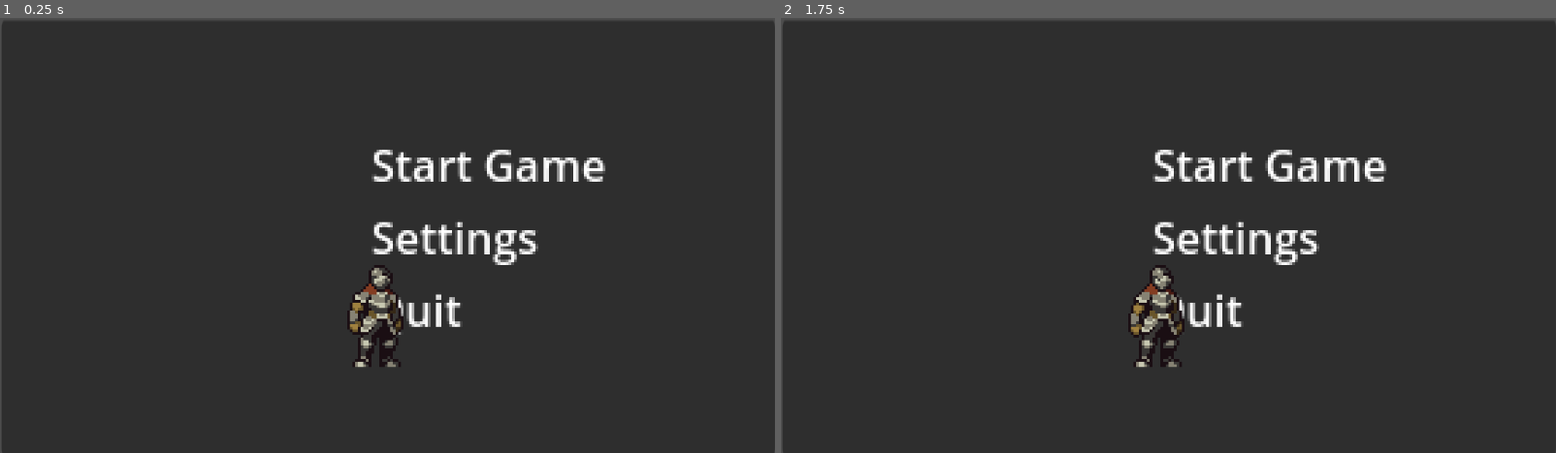
Above: before the commit, frames 1-2 (left to right).
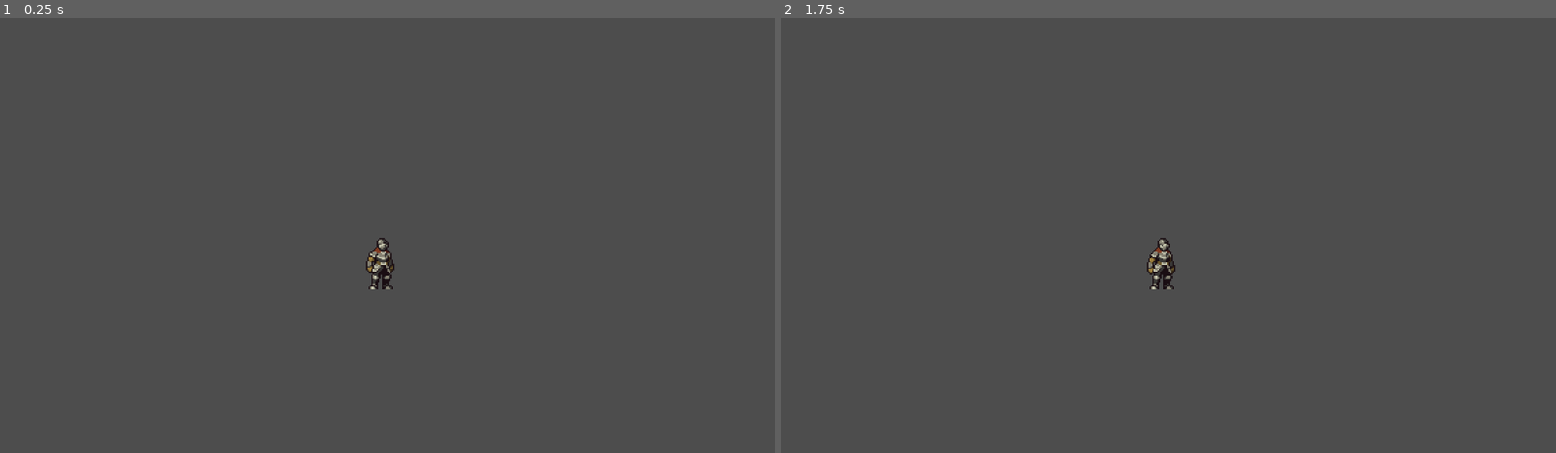
Above: after the commit, the same moments.

Repository: marioboi3112/DayDream-GameJam-DaBois
Game: Godot game, scene res://scenes/game.tscn
Same seed, same stepped clock (60 frames per second), same inputs: the game is played once before the commit and once after it. Before the commit the project starts from res://game.tscn.
Inputs:
- Up to frame 1 (0.25 s): no input
- Up to frame 2 (1.75 s): tap Enter (ui_accept) at 0.5, 0.6, 0.77, 1.07, 1.25, 1.35, 1.52 s; hold Right (ui_right) from 0.53 s (still down)

The runs differ from the first frame. In frame 1, 98% of the frame differs, in the area x 0-100%, y 0-100%; in frame 2, 98%.

Commit message:
restarted the project

Diff:
--- a/project/game.tscn
+++ /dev/null
@@ -1,45 +0,0 @@
-[gd_scene load_steps=3 format=3 uid="uid://b1kfyod33enje"]
-
-[ext_resource type="PackedScene" uid="uid://buc3jxq2h44ax" path="res://scenes/knight.tscn" id="1_80nbo"]
-[ext_resource type="Script" uid="uid://byvxo8r5ta70a" path="res://scripts/main_menu.gd" id="1_e2o6t"]
-
-[node name="Game" type="Node2D"]
-
-[node name="main menu" type="Control" parent="."]
-layout_mode = 3
-anchors_preset = 0
-script = ExtResource("1_e2o6t")
-
-[node name="Panel" type="Panel" parent="main menu"]
-layout_mode = 0
-offset_left = -4.0
-offset_top = -161.0
-offset_right = 946.4818
-offset_bottom = 1.0355682
-scale = Vector2(-0.30236402, 1)
-
-[node name="VBoxContainer" type="VBoxContainer" parent="main menu"]
-layout_mode = 0
-offset_left = -154.0
-offset_top = -119.0
-offset_right = -66.0
-offset_bottom = -42.0
-
-[node name="start" type="Label" parent="main menu/VBoxContainer"]
-layout_mode = 2
-text = "Start Game"
-
-[node name="settings" type="Label" parent="main menu/VBoxContainer"]
-layout_mode = 2
-text = "Settings"
-
-[node name="quit" type="Label" parent="main menu/VBoxContainer"]
-layout_mode = 2
-text = "Quit"
-
-[node name="Knight" parent="." instance=ExtResource("1_80nbo")]
-position = Vector2(-148, -81)
-
-[node name="Camera2D" type="Camera2D" parent="Knight"]
-zoom = Vector2(4, 4)
-position_smoothing_enabled = true
--- a/project/project.godot
+++ b/project/project.godot
@@ -11,7 +11,7 @@
 [application]
 
 config/name="project"
-run/main_scene="uid://b1kfyod33enje"
+run/main_scene="uid://chuvahhog60af"
 config/features=PackedStringArray("4.5", "GL Compatibility")
 config/icon="res://icon.svg"
 
--- /dev/null
+++ b/project/scenes/Player.tscn
@@ -0,0 +1,91 @@
+[gd_scene load_steps=13 format=3 uid="uid://tr07027xi50p"]
+
+[ext_resource type="Texture2D" uid="uid://c6yxuyt8ocbfw" path="res://assets/tilesets/fantasy knight/Colour1/Outline/120x80_PNGSheets/_Idle.png" id="1_p0vlq"]
+
+[sub_resource type="AtlasTexture" id="AtlasTexture_v6fml"]
+atlas = ExtResource("1_p0vlq")
+region = Rect2(0, 0, 120, 80)
+
+[sub_resource type="AtlasTexture" id="AtlasTexture_3li8b"]
+atlas = ExtResource("1_p0vlq")
+region = Rect2(120, 0, 120, 80)
+
+[sub_resource type="AtlasTexture" id="AtlasTexture_mdl7e"]
+atlas = ExtResource("1_p0vlq")
+region = Rect2(240, 0, 120, 80)
+
+[sub_resource type="AtlasTexture" id="AtlasTexture_qu4a1"]
+atlas = ExtResource("1_p0vlq")
+region = Rect2(360, 0, 120, 80)
+
+[sub_resource type="AtlasTexture" id="AtlasTexture_70d11"]
+atlas = ExtResource("1_p0vlq")
+region = Rect2(480, 0, 120, 80)
+
+[sub_resource type="AtlasTexture" id="AtlasTexture_cw2d6"]
+atlas = ExtResource("1_p0vlq")
+region = Rect2(600, 0, 120, 80)
+
+[sub_resource type="AtlasTexture" id="AtlasTexture_khinc"]
+atlas = ExtResource("1_p0vlq")
+region = Rect2(720, 0, 120, 80)
+
+[sub_resource type="AtlasTexture" id="AtlasTexture_bruh7"]
+atlas = ExtResource("1_p0vlq")
+region = Rect2(840, 0, 120, 80)
+
+[sub_resource type="AtlasTexture" id="AtlasTexture_6eyey"]
+atlas = ExtResource("1_p0vlq")
+region = Rect2(960, 0, 120, 80)
+
+[sub_resource type="AtlasTexture" id="AtlasTexture_d3wef"]
+atlas = ExtResource("1_p0vlq")
+region = Rect2(1080, 0, 120, 80)
+
+[sub_resource type="SpriteFrames" id="SpriteFrames_o4126"]
+animations = [{
+"frames": [{
+"duration": 1.0,
+"texture": SubResource("AtlasTexture_v6fml")
+}, {
+"duration": 1.0,
+"texture": SubResource("AtlasTexture_3li8b")
+}, {
+"duration": 1.0,
+"texture": SubResource("AtlasTexture_mdl7e")
+}, {
+"duration": 1.0,
+"texture": SubResource("AtlasTexture_qu4a1")
+}, {
+"duration": 1.0,
+"texture": SubResource("AtlasTexture_70d11")
+}, {
+"duration": 1.0,
+"texture": SubResource("AtlasTexture_cw2d6")
+}, {
+"duration": 1.0,
+"texture": SubResource("AtlasTexture_khinc")
+}, {
+"duration": 1.0,
+"texture": SubResource("AtlasTexture_bruh7")
+}, {
+"duration": 1.0,
+"texture": SubResource("AtlasTexture_6eyey")
+}, {
+"duration": 1.0,
+"texture": SubResource("AtlasTexture_d3wef")
+}],
+"loop": true,
+"name": &"idle",
+"speed": 10.0
+}]
+
+[node name="player" type="CharacterBody2D"]
+
+[node name="CollisionShape2D" type="CollisionShape2D" parent="."]
+
+[node name="AnimatedSprite2D" type="AnimatedSprite2D" parent="."]
+sprite_frames = SubResource("SpriteFrames_o4126")
+animation = &"idle"
+autoplay = "idle"
+frame_progress = 0.76944965
--- a/project/scenes/game.tscn
+++ b/project/scenes/game.tscn
@@ -1,12 +1,12 @@
-[gd_scene load_steps=2 format=3 uid="uid://b1oi0w0qlg70s"]
+[gd_scene load_steps=2 format=3 uid="uid://chuvahhog60af"]
 
-[ext_resource type="PackedScene" path="res://scenes/knight.tscn" id="1_uwrxv"]
+[ext_resource type="PackedScene" uid="uid://tr07027xi50p" path="res://scenes/Player.tscn" id="1_ibkli"]
 
 [node name="Game" type="Node2D"]
 
-[node name="Knight" parent="." instance=ExtResource("1_uwrxv")]
-position = Vector2(79, 89)
+[node name="player" parent="." instance=ExtResource("1_ibkli")]
+position = Vector2(55, 59)
 
-[node name="Camera2D" type="Camera2D" parent="Knight"]
-zoom = Vector2(4, 4)
+[node name="Camera2D" type="Camera2D" parent="player"]
+zoom = Vector2(2, 2)
 position_smoothing_enabled = true
--- a/project/scenes/inventory.tscn
+++ /dev/null
@@ -1,7 +0,0 @@
-[gd_scene load_steps=0 format=3 uid="uid://oddbyf7oasnv"]
-
-[node name="Inventory" type="Node2D"]
-
-[node name="TextureButton" type="TextureButton" parent="."]
-offset_right = 40.0
-offset_bottom = 40.0
--- a/project/scenes/knight.tscn
+++ /dev/null
@@ -1,97 +0,0 @@
-[gd_scene load_steps=14 format=3 uid="uid://dxc44ym434ck2"]
-
-[ext_resource type="Texture2D" uid="uid://cvk4tgvvsoc3r" path="res://assets/tilesets/FreeKnight_v1/Colour1/Outline/120x80_PNGSheets/_Idle.png" id="1_owtlo"]
-
-[sub_resource type="AtlasTexture" id="AtlasTexture_nsuie"]
-atlas = ExtResource("1_owtlo")
-region = Rect2(0, 0, 120, 80)
-
-[sub_resource type="AtlasTexture" id="AtlasTexture_26ldq"]
-atlas = ExtResource("1_owtlo")
-region = Rect2(120, 0, 120, 80)
-
-[sub_resource type="AtlasTexture" id="AtlasTexture_np0bx"]
-atlas = ExtResource("1_owtlo")
-region = Rect2(240, 0, 120, 80)
-
-[sub_resource type="AtlasTexture" id="AtlasTexture_go3up"]
-atlas = ExtResource("1_owtlo")
-region = Rect2(360, 0, 120, 80)
-
-[sub_resource type="AtlasTexture" id="AtlasTexture_gadha"]
-atlas = ExtResource("1_owtlo")
-region = Rect2(480, 0, 120, 80)
-
-[sub_resource type="AtlasTexture" id="AtlasTexture_o118k"]
-atlas = ExtResource("1_owtlo")
-region = Rect2(600, 0, 120, 80)
-
-[sub_resource type="AtlasTexture" id="AtlasTexture_hnm0a"]
-atlas = ExtResource("1_owtlo")
-region = Rect2(720, 0, 120, 80)
-
-[sub_resource type="AtlasTexture" id="AtlasTexture_k3kcr"]
-atlas = ExtResource("1_owtlo")
-region = Rect2(840, 0, 120, 80)
-
-[sub_resource type="AtlasTexture" id="AtlasTexture_1o34j"]
-atlas = ExtResource("1_owtlo")
-region = Rect2(960, 0, 120, 80)
-
-[sub_resource type="AtlasTexture" id="AtlasTexture_7woc6"]
-atlas = ExtResource("1_owtlo")
-region = Rect2(1080, 0, 120, 80)
-
-[sub_resource type="SpriteFrames" id="SpriteFrames_nabqu"]
-animations = [{
-"frames": [{
-"duration": 1.0,
-"texture": SubResource("AtlasTexture_nsuie")
-}, {
-"duration": 1.0,
-"texture": SubResource("AtlasTexture_26ldq")
-}, {
-"duration": 1.0,
-"texture": SubResource("AtlasTexture_np0bx")
-}, {
-"duration": 1.0,
-"texture": SubResource("AtlasTexture_go3up")
-}, {
-"duration": 1.0,
-"texture": SubResource("AtlasTexture_gadha")
-}, {
-"duration": 1.0,
-"texture": SubResource("AtlasTexture_o118k")
-}, {
-"duration": 1.0,
-"texture": SubResource("AtlasTexture_hnm0a")
-}, {
-"duration": 1.0,
-"texture": SubResource("AtlasTexture_k3kcr")
-}, {
-"duration": 1.0,
-"texture": SubResource("AtlasTexture_1o34j")
-}, {
-"duration": 1.0,
-"texture": SubResource("AtlasTexture_7woc6")
-}],
-"loop": true,
-"name": &" idle",
-"speed": 10.0
-}]
-
-[sub_resource type="RectangleShape2D" id="RectangleShape2D_ttilu"]
-size = Vector2(14.5, 35)
-
-[node name="Knight" type="CharacterBody2D"]
-
-[node name="AnimatedSprite2D" type="AnimatedSprite2D" parent="."]
-position = Vector2(1, 9)
-sprite_frames = SubResource("SpriteFrames_nabqu")
-animation = &" idle"
-autoplay = " idle"
-frame_progress = 0.94879603
-
-[node name="CollisionShape2D" type="CollisionShape2D" parent="."]
-position = Vector2(-3.25, 31)
-shape = SubResource("RectangleShape2D_ttilu")
--- a/project/scripts/knight.gd
+++ /dev/null
@@ -1,25 +0,0 @@
-extends CharacterBody2D
-
-
-const SPEED = 300.0
-const JUMP_VELOCITY = -400.0
-
-
-func _physics_process(delta):
-	# Add the gravity.
-	if not is_on_floor():
-		velocity += get_gravity() * delta
-
-	# Handle jump.
-	if Input.is_action_just_pressed("ui_accept") and is_on_floor():
-		velocity.y = JUMP_VELOCITY
-
-	# Get the input direction and handle the movement/deceleration.
-	# As good practice, you should replace UI actions with custom gameplay actions.
-	var direction = Input.get_axis("ui_left", "ui_right")
-	if direction:
-		velocity.x = direction * SPEED
-	else:
-		velocity.x = move_toward(velocity.x, 0, SPEED)
-
-	move_and_slide()
--- a/project/scripts/main_menu.gd
+++ /dev/null
@@ -1,21 +0,0 @@
-extends Control
-
-
-# Called when the node enters the scene tree for the first time.
-func _ready() -> void:
-	pass # Replace with function body.
-
-
-# Called every frame. 'delta' is the elapsed time since the previous frame.
-func _process(delta: float) -> void:
-	pass
-
-
-func _on_start_pressed() -> void:
-	get_tree().change_scene_to_file("res://path/to/scenes/game.tscn")
-
-func _on_option_pressed() -> void:
-	print("option")
-
-func _on_quit_pressed() -> void:
-	get_tree().quit()
Binary file removed: project/Screenshot 2025-10-03 214443.png
Not shown, removed: project/Screenshot 2025-10-03 214443.png.import
Binary file removed: project/assets/inventory.png
Not shown, removed: project/assets/inventory.png.import
Not shown, removed: project/assets/tilesets/FreeKnight_v1/Colour1/NoOutline/120x80_PNGSheets/_Attack.png.import
Not shown, removed: project/assets/tilesets/FreeKnight_v1/Colour1/NoOutline/120x80_PNGSheets/_Attack2.png.import
Not shown, removed: project/assets/tilesets/FreeKnight_v1/Colour1/NoOutline/120x80_PNGSheets/_Attack2NoMovement.png.import
Not shown, removed: project/assets/tilesets/FreeKnight_v1/Colour1/NoOutline/120x80_PNGSheets/_AttackCombo.png.import
Not shown, removed: project/assets/tilesets/FreeKnight_v1/Colour1/NoOutline/120x80_PNGSheets/_AttackComboNoMovement.png.import
Not shown, removed: project/assets/tilesets/FreeKnight_v1/Colour1/NoOutline/120x80_PNGSheets/_AttackNoMovement.png.import
Not shown, removed: project/assets/tilesets/FreeKnight_v1/Colour1/NoOutline/120x80_PNGSheets/_Crouch.png.import
Not shown, removed: project/assets/tilesets/FreeKnight_v1/Colour1/NoOutline/120x80_PNGSheets/_CrouchAttack.png.import
(and 481 more such lines)
